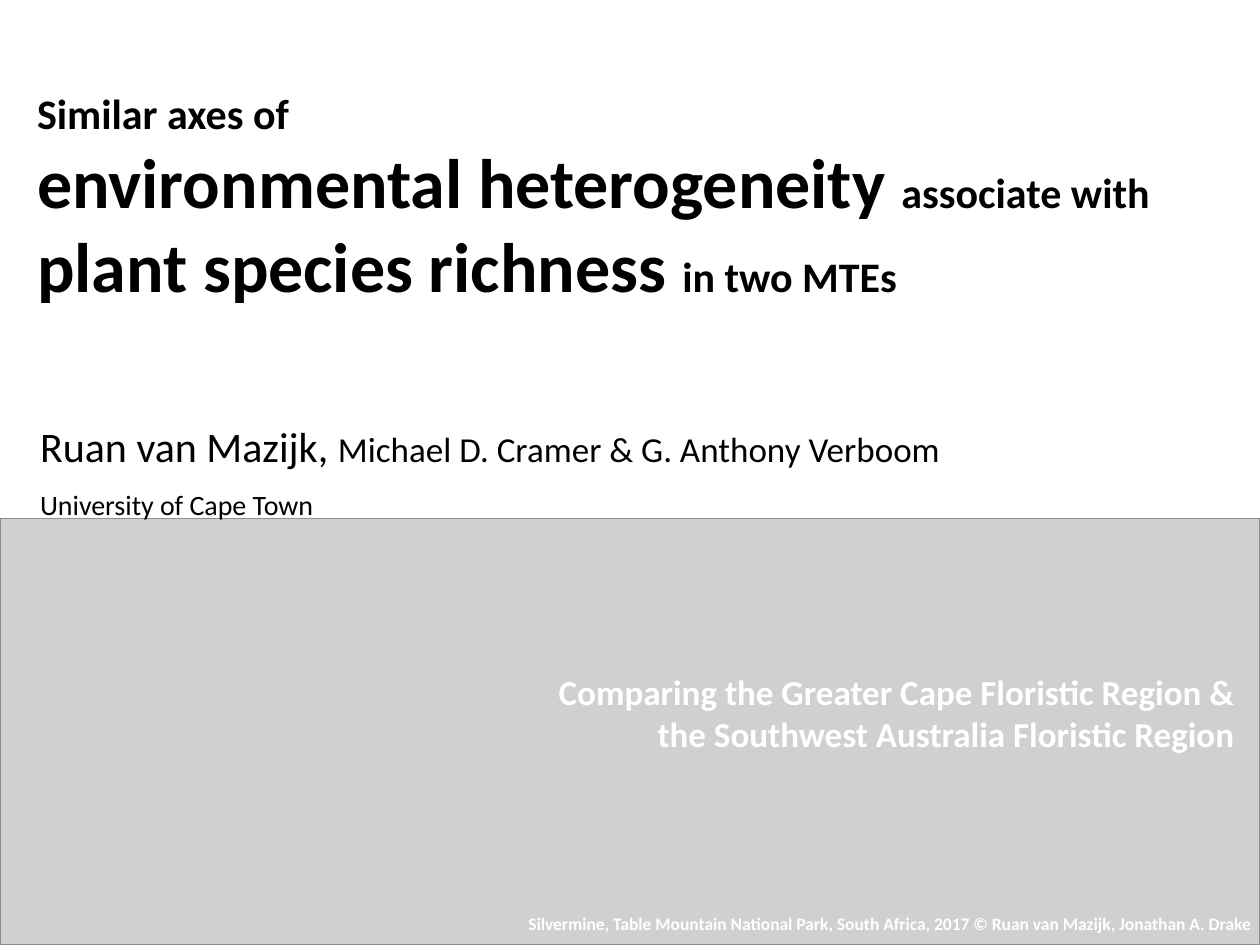
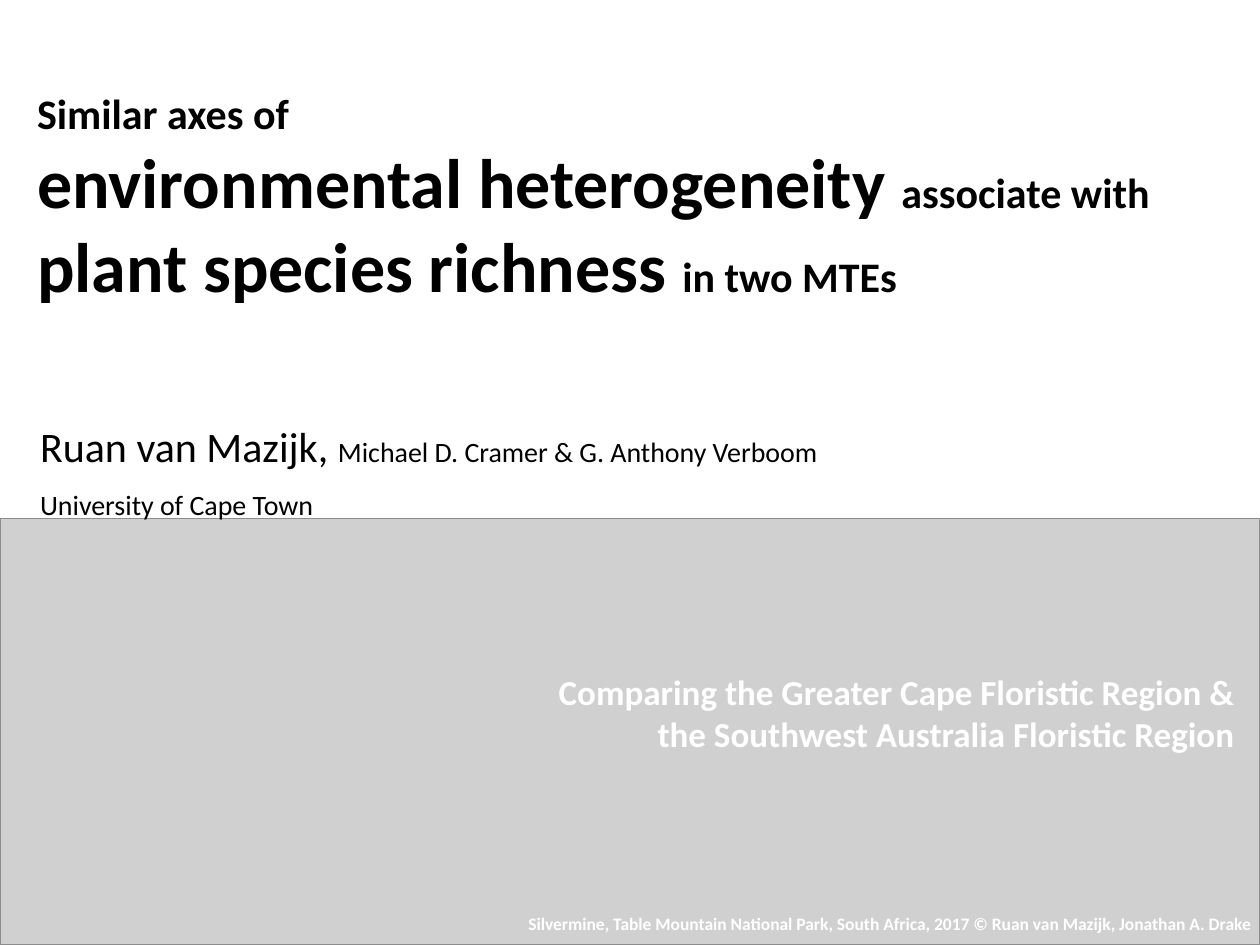
Before and after one commit to rvanmazijk/Cape-vs-SWA, a slide deck: slide 1 of talks/MEDECOS-2020/slides.pptx. Drawn at 1260x945 pixels with LibreOffice and Linux fonts; fonts in the diff are those of the drawing; grey boxes stand for pictures. Boxes give left, top, right and bottom in pixels: in the first picture for what was removed or moved away, otherwise in the second. Text is boxed around its words. In the diff, an @@ line names an element or a change of style, - is before the commit and + after.

Commit message:
Work on slides more

```diff
--- a/talks/MEDECOS-2020/slides.pptx
+++ b/talks/MEDECOS-2020/slides.pptx
@@ text at [40,432,817,470]: size 20 to 16 pt in "Michael D. Cramer & G. Anthony Verboom" @@
```
